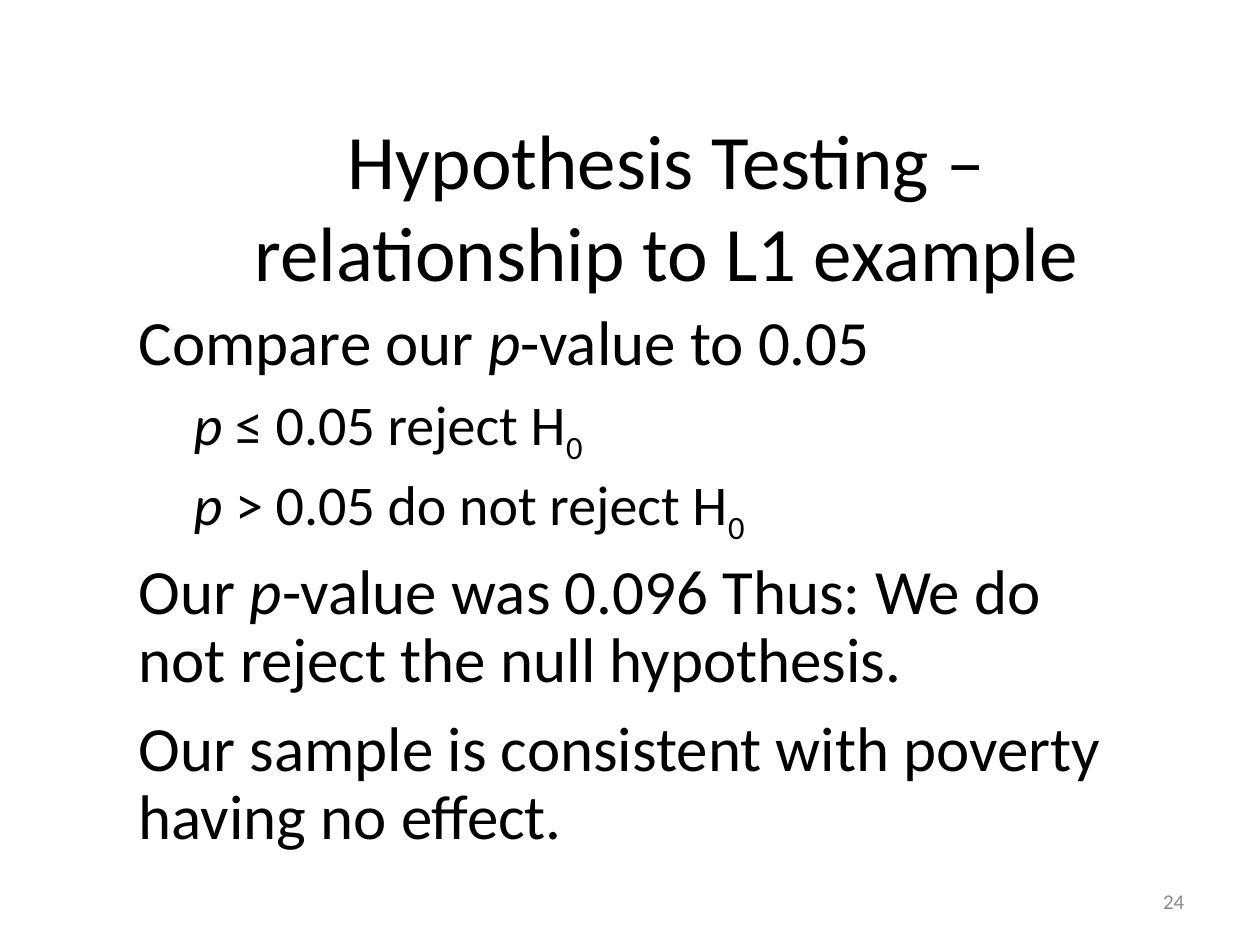
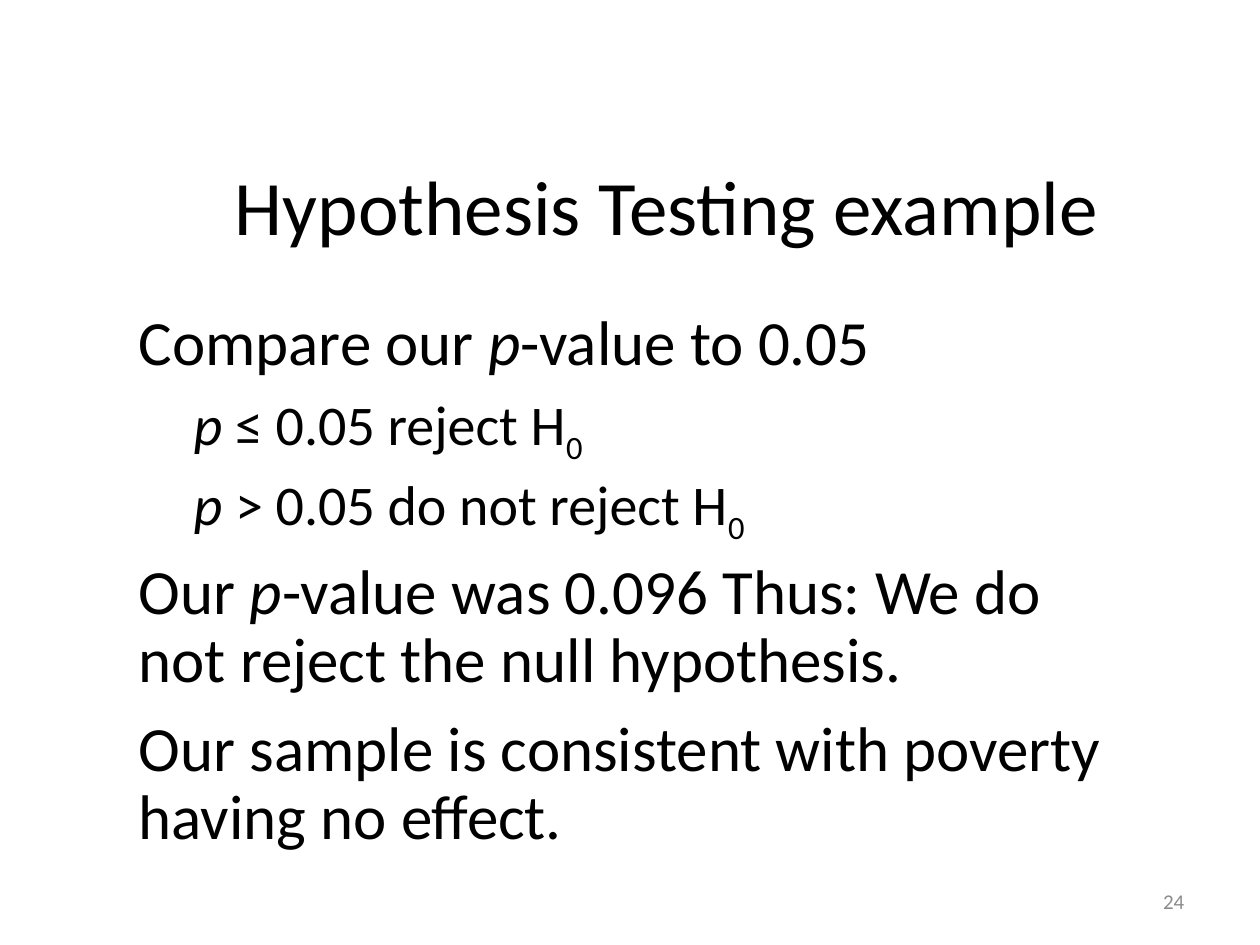
Before and after one commit to 3mmaRand/BIO00017C-Data-Analysis-in-R-2020, a slide deck: slide 24 of slides/02-logic-data-types-importing.pptx. Drawn at 1260x945 pixels with LibreOffice and Linux fonts; fonts in the diff are those of the drawing. Boxes give left, top, right and bottom in pixels: in the first picture for what was removed or moved away, otherwise in the second. Text is boxed around its words. In the diff, an @@ line names an element or a change of style, - is before the commit and + after.

Commit message:
W2 - removal of limits from geom_histogram because of buggy warning with updates to doc/pdf example; W3 framework and data added

```diff
--- a/slides/02-logic-data-types-importing.pptx
+++ b/slides/02-logic-data-types-importing.pptx
@@ title at [235, 181, 1098, 249]: text changed @@
-Hypothesis Testing – relationship to L1 example
+Hypothesis Testing example
```
Also in this commit, not shown: 16 other files.
